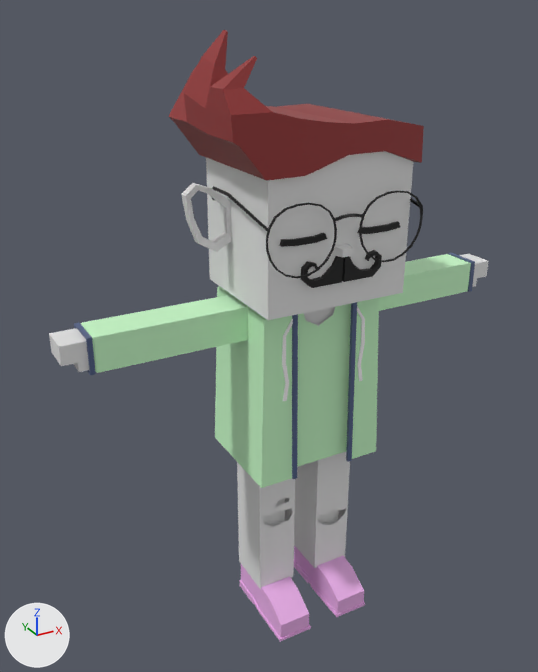
What one commit did to the FBX model mustachiorascals/fbx/b46605ed-25cf-4e98-830a-aea0f04673f6.fbx.
One viewpoint serves both versions: a camera (50 mm lens) standing at (-0.0189, -0.0302, 0.0324) and looking at (-0.0011, 0.0021, 0.0163). Every picture has the same lights, and +X, +Y and +Z are marked at lower left. Where no turn or scale is listed for an object, it has been applied to the vertices.

Script lines for the objects in view, before the commit:
```python
ob_c_hoodie_main = bpy.data.objects.new('c_hoodie_main', me_mesh_006)
ob_c_hoodie_main.location = (0.0, 0.0, 0.0)
ob_c_hoodie_shirt = bpy.data.objects.new('c_hoodie_shirt', me_mesh_004)
ob_c_hoodie_shirt.location = (0.0, 0.0, 0.0)
ob_c_hoodie_sleeves = bpy.data.objects.new('c_hoodie_sleeves', me_mesh_005)
ob_c_hoodie_sleeves.location = (0.0, 0.0, 0.0)
ob_c_rippedjeans = bpy.data.objects.new('c_rippedjeans', me_mesh_003)
ob_c_rippedjeans.location = (0.0, 0.0, 0.0)
ob_ew_round_2 = bpy.data.objects.new('ew_round_2', me_mesh_010)
ob_ew_round_2.location = (0.0, 0.0, 0.0)
# also in view: 'f_chelsea_boots' at (0.0, 0.0001, 0.0018); 'e_10' at (0.0, 0.0012, 0.0235); 'm_millionaire' at (0.0, -0.0029, 0.0214); 'h_sidespikes' at (-0.0008, 0.0004, 0.0288); 'mustachio_head' at (0.0, 0.0002, 0.0227)
```
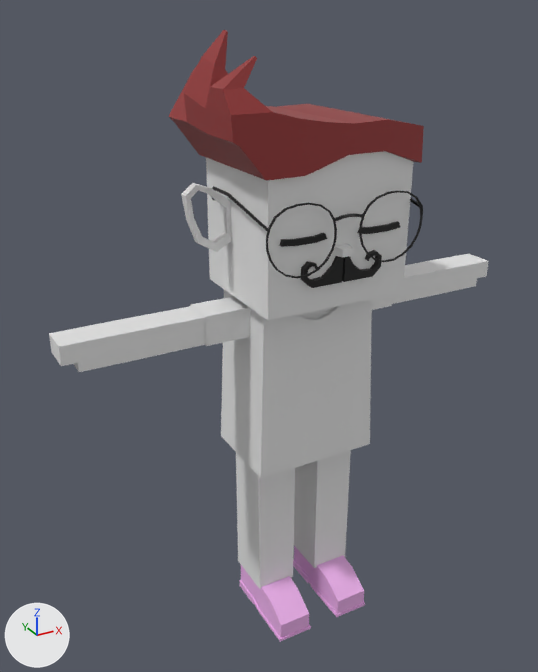
Pixel boxes [x1, y1, x2, y2] of what changed, in the pictures (538 x 672 px):
'c_hoodie_shirt', recoloured (green to white): [221, 290, 372, 478] in both
'c_hoodie_main', deleted (green): before [215, 286, 379, 488]
    faces in mat_upper_garment_1 (green #cbfdcb): [215, 286, 379, 488]
    faces in mat_upper_garment_2 (blue #516086): [292, 302, 357, 479]
    faces in mat_clothes_white (white #ffffff): [282, 306, 365, 401]
'c_rippedjeans', reshaped: before [237, 452, 350, 589]; after [236, 450, 351, 589]
'c_hoodie_sleeves', deleted (green): before [74, 253, 475, 375]
    faces in mat_upper_garment_1 (green #cbfdcb): [81, 254, 471, 373]
    faces in mat_upper_garment_2 (blue #516086): [74, 253, 475, 375]
'c_shirt_2', added: after [190, 295, 392, 346]
part 1 of me_mesh_003, rebuilt (7% taller): before [237, 462, 295, 589]; after [236, 453, 295, 589]
part 2 of me_mesh_003, rebuilt: before [294, 452, 350, 568]; after [294, 450, 351, 568]
'mustachio_arms', unchanged, uncovered by the edit: [49, 253, 489, 372] in both

The change, as a diff of the scene's bpy script:
```diff
--- a/mustachiorascals/fbx/b46605ed-25cf-4e98-830a-aea0f04673f6.fbx.py
+++ b/mustachiorascals/fbx/b46605ed-25cf-4e98-830a-aea0f04673f6.fbx.py
@@ mat_upper_garment_1 @@
 mat_upper_garment_1 = principled_material('upper_garment_1')
-mat_upper_garment_1.base_color = (0.596, 0.984, 0.596)  # green #cbfdcb
+mat_upper_garment_1.base_color = (0.8, 0.8, 0.8)  # white #e7e7e7
@@ me_mesh_003 @@
 # used by ob_c_rippedjeans; location = (0.0, 0.0, 0.0)
-me_mesh_003.from_pydata(...)  # 277 vertices, 244 faces; spans x -0.00297..0.00299, y -0.00021..0.00257, z 0.0014..0.01069
+me_mesh_003.from_pydata(...)  # 72 vertices, 64 faces; spans x -0.003..0.003, y -0.00018..0.00265, z 0.00139..0.01069
+# me_mesh_003 part 1: the loose piece of 139 vertices spanning x -0.00297..-0.00074, y -0.00021..0.00257, z 0.0014..0.01069 is rebuilt with 36 vertices and now spans x -0.003..-0.00074, y -0.00018..0.00265, z 0.00139..0.01069
+# me_mesh_003 part 2: the loose piece of 138 vertices spanning x 0.00074..0.00299, y -0.00021..0.00257, z 0.0014..0.01069 is rebuilt with 36 vertices and now spans x 0.00074..0.003, y -0.00018..0.00265, z 0.00139..0.01069
 me_mesh_003.materials.append(mat_lower_garment)
@@ me_mesh_012_1 @@
+me_mesh_012_1.from_pydata(...)  # 24 vertices, 18 faces; spans x -0.00561..0.00561, y 0.00027..0.00209, z 0.01737..0.01893
+me_mesh_012_1.materials.append(mat_upper_garment_1)  # white #e7e7e7
@@ ob_c_hoodie_main @@
-ob_c_hoodie_main = bpy.data.objects.new('c_hoodie_main', me_mesh_006)
-ob_c_hoodie_main.location = (0.0, 0.0, 0.0)
@@ ob_c_hoodie_sleeves @@
-ob_c_hoodie_sleeves = bpy.data.objects.new('c_hoodie_sleeves', me_mesh_005)
-ob_c_hoodie_sleeves.location = (0.0, 0.0, 0.0)
@@ ob_c_shirt_2 @@
+ob_c_shirt_2 = bpy.data.objects.new('c_shirt_2', me_mesh_012_1)
+ob_c_shirt_2.location = (0.0, 0.0, 0.0)
```
